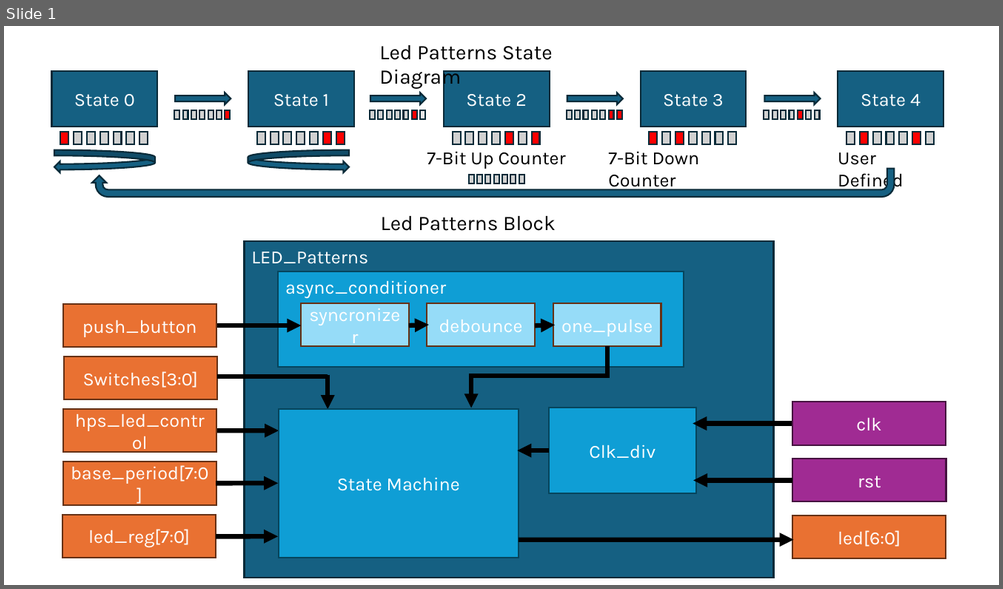
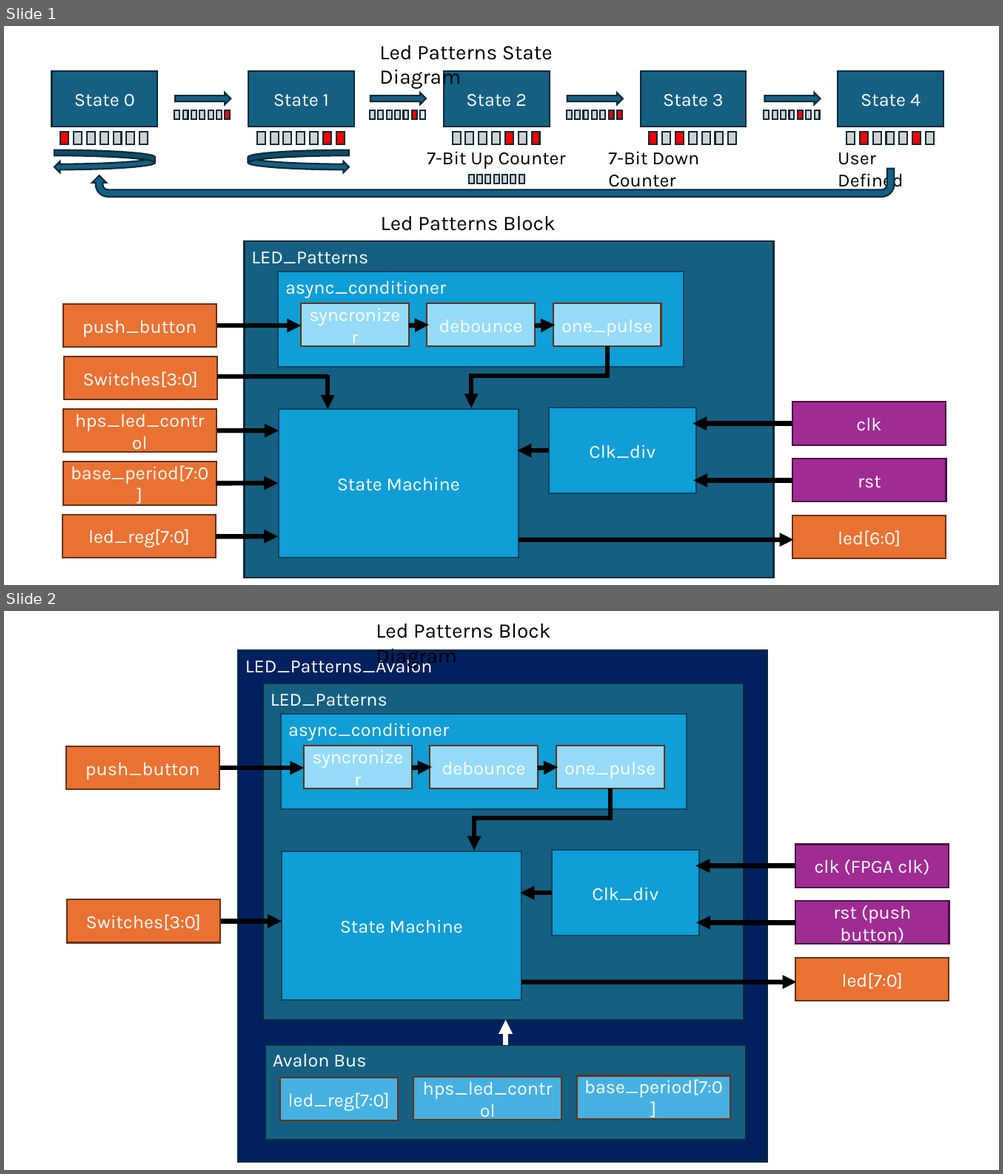
Before and after one commit to msu-eele-fpga/labs-and-homework-buckles3636, a slide deck: docs/assets/Lab4BlockStateDiagram.pptx. Shown one above the other, each under a label of ours: slide 1 before the commit, slides 1 and 2 after it. The pictures are 1003x589 and 1003x1174 pixels, drawn with LibreOffice and Linux fonts; fonts in the diff are those of the drawing. Boxes give left, top, right and bottom in pixels: in the first picture for what was removed or moved away, otherwise in the second. Text is boxed around its words. In the diff, an @@ line names an element or a change of style, - is before the commit and + after.

```diff
--- a/docs/assets/Lab4BlockStateDiagram.pptx
+++ b/docs/assets/Lab4BlockStateDiagram.pptx
@@ slide 2 added at (x1=4, y1=611, x2=999, y2=1170), background #FFFFFF @@
@@ text added at (x1=375, y1=624, x2=551, y2=668), 20 pt, text #000000 @@
+Led Patterns Block Diagram
@@ rectangle added at (x1=239, y1=650, x2=768, y2=1162), fill #002060, outline #092A39 1.5 pt, 18 pt, text #FFFFFF @@
+LED_Patterns_Avalon
@@ rectangle added at (x1=263, y1=684, x2=743, y2=1021), fill #156082, outline #092A39 1.5 pt, 18 pt, text #FFFFFF @@
+LED_Patterns
@@ rectangle added at (x1=281, y1=714, x2=687, y2=809), fill #0F9ED5, outline #07455D 1.5 pt, 18 pt, text #FFFFFF @@
+async_conditioner
@@ rectangle added at (x1=66, y1=746, x2=219, y2=789), fill #E97132, outline #663216 1.5 pt, 18 pt, text #FFFFFF @@
+push_button
@@ rectangle added at (x1=304, y1=746, x2=412, y2=789), fill #96DCF8, outline #663216 1.5 pt, 18 pt, text #FFFFFF @@
+syncronizer
@@ rectangle added at (x1=430, y1=746, x2=538, y2=789), fill #96DCF8, outline #663216 1.5 pt, 18 pt, text #FFFFFF @@
+debounce
@@ rectangle added at (x1=556, y1=746, x2=663, y2=789), fill #96DCF8, outline #663216 1.5 pt, 18 pt, text #FFFFFF @@
+one_pulse
@@ arrow added from (202, 768) to (304, 768), #000000 4.5 pt @@
@@ arrow added from (412, 768) to (432, 767), #000000 4.5 pt @@
@@ arrow added from (538, 769) to (558, 768), #000000 4.5 pt @@
@@ line added from (610, 789) to (610, 820), #000000 4.5 pt @@
@@ arrow added from (474, 816) to (474, 851), #000000 4.5 pt @@
@@ line added from (612, 818) to (474, 818), #000000 4.5 pt @@
@@ rectangle added at (x1=282, y1=851, x2=521, y2=1000), fill #0F9ED5, outline #07455D 1.5 pt, 18 pt, text #FFFFFF @@
+State Machine
@@ rectangle added at (x1=552, y1=851, x2=700, y2=937), fill #0F9ED5, outline #07455D 1.5 pt, 18 pt, text #FFFFFF @@
+Clk_div
@@ rectangle added at (x1=795, y1=845, x2=948, y2=888), fill #A02B93, outline #461340 1.5 pt, 18 pt, text #FFFFFF @@
+clk (FPGA clk)
@@ arrow added from (795, 866) to (696, 866), #000000 4.5 pt @@
@@ arrow added from (552, 893) to (521, 893), #000000 4.5 pt @@
@@ rectangle added at (x1=67, y1=900, x2=220, y2=943), fill #E97132, outline #663216 1.5 pt, 18 pt, text #FFFFFF @@
+Switches[3:0]
@@ arrow added from (180, 921) to (282, 921), #000000 4.5 pt @@
@@ rectangle added at (x1=796, y1=901, x2=949, y2=945), fill #A02B93, outline #461340 1.5 pt, 18 pt, text #FFFFFF @@
+rst (push button)
@@ arrow added from (795, 923) to (697, 923), #000000 4.5 pt @@
@@ rectangle added at (x1=796, y1=958, x2=949, y2=1001), fill #E97132, outline #663216 1.5 pt, 18 pt, text #FFFFFF @@
+led[7:0]
@@ arrow added from (521, 982) to (797, 982), #000000 4.5 pt @@
@@ arrow added from (506, 1045) to (506, 1021), #FFFFFF 4.5 pt @@
@@ rectangle added at (x1=265, y1=1045, x2=745, y2=1141), fill #156082, outline #092A39 1.5 pt, 18 pt, text #FFFFFF @@
+Avalon Bus
@@ rectangle added at (x1=577, y1=1076, x2=731, y2=1120), fill #46B1E1, outline #663216 1.5 pt, 18 pt, text #FFFFFF @@
+base_period[7:0]
@@ rectangle added at (x1=280, y1=1078, x2=398, y2=1122), fill #46B1E1, outline #663216 1.5 pt, 18 pt, text #FFFFFF @@
+led_reg[7:0]
@@ rectangle added at (x1=414, y1=1077, x2=561, y2=1121), fill #46B1E1, outline #663216 1.5 pt, 18 pt, text #FFFFFF @@
+hps_led_control
```
Also in this commit, not shown: 22 other files.
